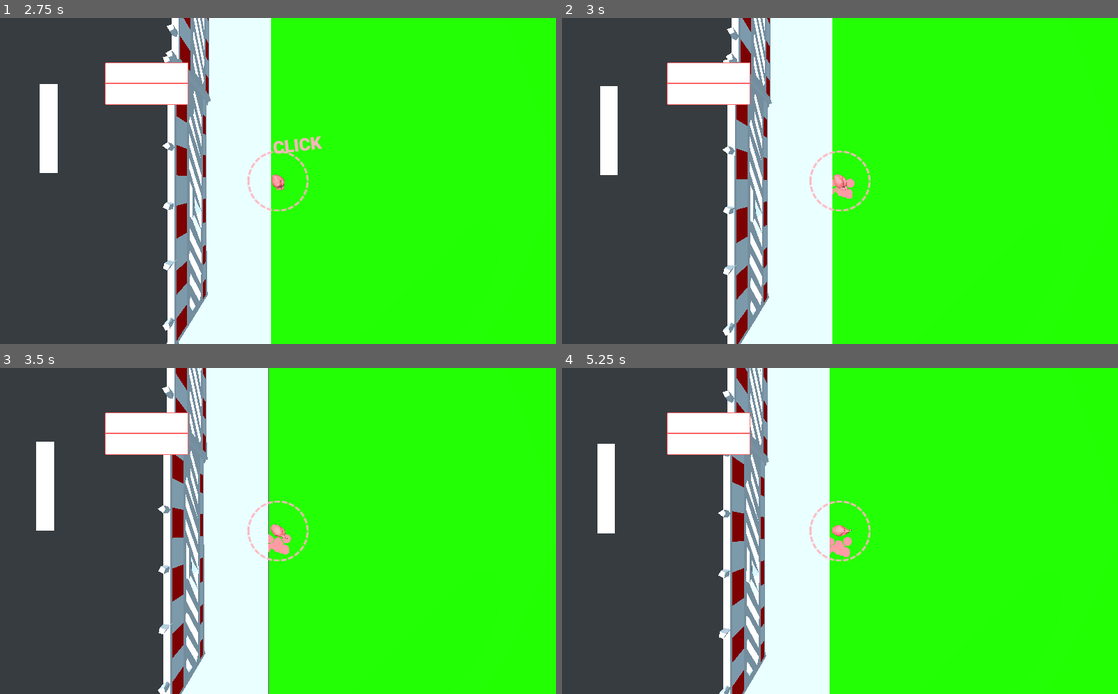
Above: before the commit, frames 1-4 (two rows, left to right).
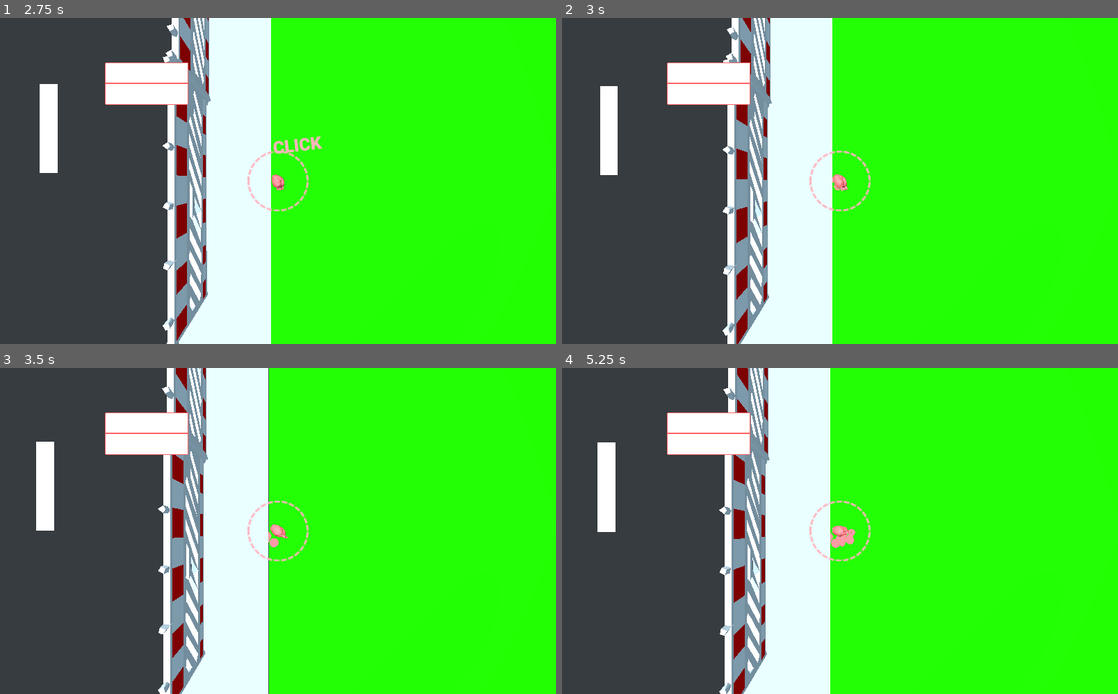
Above: after the commit, the same moments.

Repository: CaptainProton42/ldjam46
Game: Godot game, scene res://Level1.tscn
The game is run twice, just before and just after one commit, with the same random seed, the same clock (stepped at 60 frames per second) and the same inputs. This scene is started directly instead of the project's main scene.
Inputs (mouse positions are in pixels of both pictures, inside the frame that each line leads up to):
- Up to frame 1 (2.75 s): tap Space (restart) at 0.5, 1.25, 2 s; move the mouse to (250, 246) at 0.52 s; press the mouse at (250, 246) at 0.53 s; hold W (forward) 0.53-2.03 s; move the mouse to (444, 229) at 1.27 s; release the mouse at (444, 229) at 1.28 s; click (444, 229) at 1.35 s; move the mouse to (111, 132) at 2.02 s; press the mouse at (111, 132) at 2.03 s
- Up to frame 2 (3 s): tap Space (restart) at 2.75 s; move the mouse to (867, 181) at 2.77 s; release the mouse at (867, 181) at 2.78 s; click (867, 181) at 2.85 s
- Up to frame 3 (3.5 s): no input
- Up to frame 4 (5.25 s): tap Space (restart) at 3.5, 4.15, 4.25 s; move the mouse to (756, 449) at 3.52 s; press the mouse at (756, 449) at 3.53 s; move the mouse to (962, 514) at 4.27 s; release the mouse at (962, 514) at 4.28 s; hold W (forward) from 4.28 s (still down); click (962, 514) at 4.35 s; move the mouse to (728, 547) at 5.02 s; press the mouse at (728, 547) at 5.03 s

Frame 1 is identical in both runs. In frame 2, 0.2% of the frame differs, in the area x 28-53%, y 0-100%; in frame 3, 0.3%; in frame 4, 2.4%, in the area x 6-53%, y 0-100%.

Commit message:
Added heart hit sound.

Diff:
--- a/Heart.tscn
+++ b/Heart.tscn
@@ -7,6 +7,7 @@
 [ext_resource path="res://shaders/BloodSplatter.tres" type="Material" id=5]
 [ext_resource path="res://audio/blip.wav" type="AudioStream" id=6]
 [ext_resource path="res://audio/blip_fadeout.wav" type="AudioStream" id=7]
+[ext_resource path="res://audio/heart_hit_2.wav" type="AudioStream" id=8]
 
 [sub_resource type="ConvexPolygonShape" id=1]
 points = PoolVector3Array( -1.89679, -0.459073, -0.0929708, -1.8516, -0.302933, 0.105948, -1.8475, -1.0118, -0.0116393, …(1888 unchanged characters)…
@@ -429,6 +430,9 @@
 
 [node name="AudioFadeOut" type="AudioStreamPlayer" parent="."]
 stream = ExtResource( 7 )
+
+[node name="AudioStreamPlayer" type="AudioStreamPlayer" parent="."]
+stream = ExtResource( 8 )
 [connection signal="input_event" from="AreaInput" to="." method="_on_collider_input"]
 [connection signal="mouse_entered" from="AreaInput" to="." method="_on_mouse_entered"]
 [connection signal="mouse_exited" from="AreaInput" to="." method="_on_mouse_exited"]
--- a/scripts/Heart.gd
+++ b/scripts/Heart.gd
@@ -8,6 +8,7 @@
 
 onready var audio_blip = get_node("AudioBlip")
 onready var audio_fade_out = get_node("AudioFadeOut")
+onready var audio_slap = get_node("AudioStreamPlayer")
 
 onready var splatter_spawner = preload("res://SpawnBloodSplatter.tscn")
 onready var particles = get_node("CPUParticles")
@@ -150,6 +151,7 @@
 				splatter.translation = collision_pos + Vector3(0.0, 0.001, 0.0)
 				linear_damp = 0.8
 				charge = 0.0
+				audio_slap.play()
 				_enter_state(STATE.rolling)
 
 func kill():
@@ -183,4 +185,4 @@
 	timer = 0.0
 	charge = 0.0
 	emit_signal("jump", timing_quality)
-	_enter_state(STATE.falling)
+	_enter_state(STATE.rolling)
Not shown: 1 places in Heart.tscn that only renumber resources
Not shown, added: audio/heart_hit_1.wav.import
Not shown, added: audio/heart_hit_2.wav.import
Not shown, added: audio/heart_hit_1.wav
Not shown, added: audio/heart_hit_2.wav
